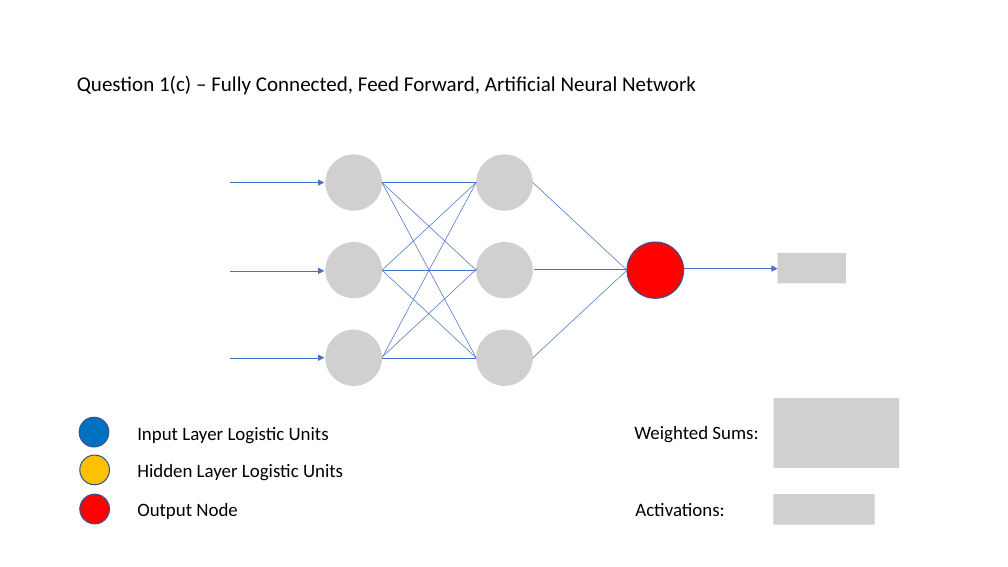
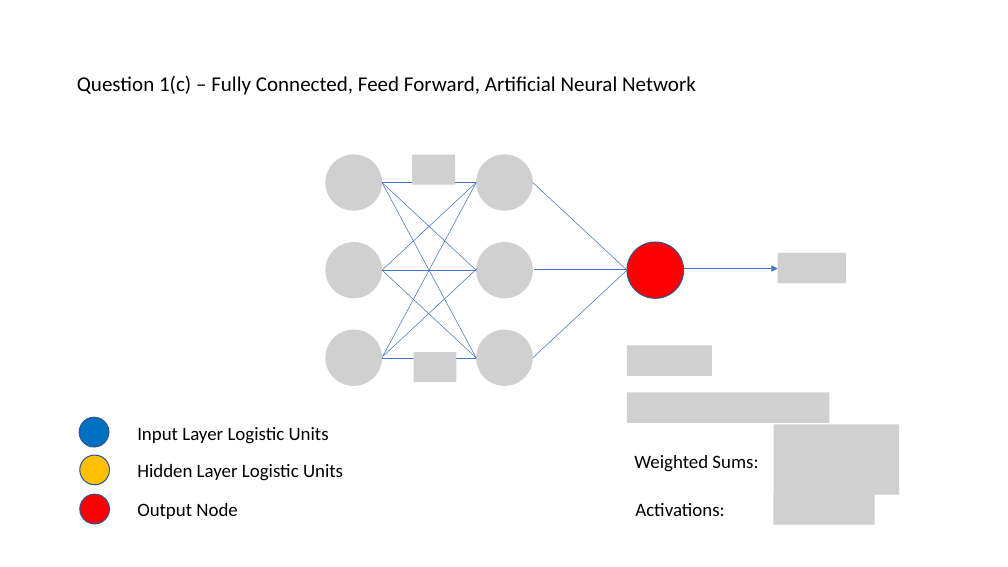
Before and after one commit to johnduffymsc/msc_spce0038assessment, a slide deck: slide 1 of question_1c.pptx. Drawn at 1008x567 pixels with LibreOffice and Linux fonts; fonts in the diff are those of the drawing; grey boxes stand for pictures. Boxes give left, top, right and bottom in pixels: in the first picture for what was removed or moved away, otherwise in the second. Text is boxed around its words. In the diff, an @@ line names an element or a change of style, - is before the commit and + after.

```diff
--- a/question_1c.pptx
+++ b/question_1c.pptx
@@ picture added at box(412, 155, 455, 185) @@
@@ arrow removed from (231, 183) to (324, 183) @@
@@ arrow removed from (231, 271) to (324, 271) @@
@@ arrow removed from (231, 358) to (324, 358) @@
@@ picture added at box(414, 352, 457, 383) @@
@@ picture added at box(627, 346, 712, 376) @@
@@ picture added at box(627, 392, 830, 423) @@
@@ text "Weighted Sums:": place and size @@
-text "Weighted Sums:" at box(634, 426, 758, 443)
+text "Weighted Sums:" at box(634, 455, 758, 472)
@@ picture: place and size @@
-picture at box(774, 398, 899, 468)
+picture at box(774, 424, 899, 495)
```
Also in this commit, not shown: 7 other files.
